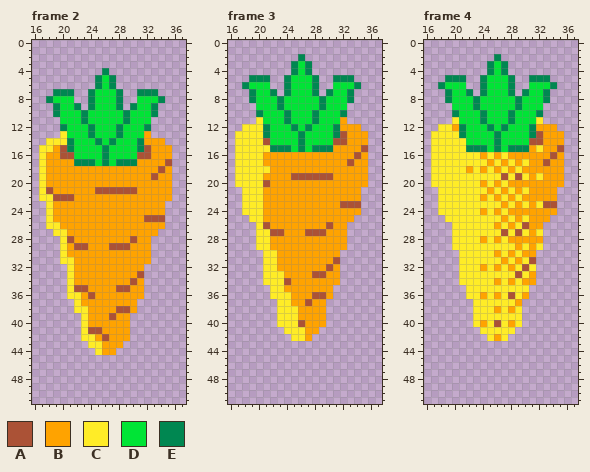
Pixel-art file, stored at HareGarden/assets/Carrot.aseprite. That is the earlier state.
54x54 pixels, 12 frames. Shown: frame 2: x 16..37, y 0..51; frame 3: x 16..37, y 0..51; frame 4: x 16..37, y 0..51. The commit also changed other frames, which this record leaves out.
Visible layers, top first: "Layer 2", "Layer 1".
Palette (. is transparent): A #ab5236  B #ffa300  C #ffec27  D #00e436  E #008751
Pixels before, frame 2, first column x 17:
 4 .........E.........
 5 ........EDE........
 6 ........EDE........
 7 ..EEE..EDDDE..EEE..
 8 .EDDD..EDDDE..DDDE.
 9 ..EDDE.EDDDE.EDDE..
10 ..EDDDEDDDDDEDDDE..
11 ...DDDEDDDDDEDDD...
12 ...EDDDEDDDEDDDE...
13 ...CDDDEDDDEDDDB...
14 .CCCEDDDEDEDDDEBBB.
15 CCBAEDDDDEDDDDEABBB
16 CBBAADDDDEDDDDAABBB
17 CBBBBEEEDEDEEEBBBBA
18 CBBBBBBBBBBBBBBBBAB
19 CBBBBBBBBBBBBBBBABB
20 CBBBBBBBBBBBBBBBBBB
21 CABBBBBBAAAAAABBBBB
22 CCAAABBBBBBBBBBBBBB
23 .CBBBBBBBBBBBBBBBB.
24 .CBBBBBBBBBBBBBBBB.
25 .CBBBBBBBBBBBBBAAA.
26 .CCBBBBBBBBBBBBBBB.
27 ..CCBBBBBBBBBBBBB..
28 ...CABBBBBBBBABB...
29 ...CBAABBBAAABBB...
30 ...CBBBBBBBBBBBB...
31 ...CCBBBBBBBBBBB...
32 ....CBBBBBBBBBB....
33 ....CBBBBBBBBBA....
34 ....CBBBBBBBBAB....
35 ....CAABBBBAABB....
36 ....CCBABBBBBBB....
37 .....CBBBBBBBB.....
38 .....CCBBBBAAB.....
39 ......CBBBABB......
40 ......CBBBBBB......
41 ......CAABBBB......
42 ......CCBABBB......
43 .......CCBBB.......
44 ........CBB........
Pixels before, frame 3, first column x 17:
 2 .........E.........
 3 ........EDE........
 4 ........EDE........
 5 ..EEE..EDDDE..EEE..
 6 .EDDD..EDDDE..DDDE.
 7 ..EDDE.EDDDE.EDDE..
 8 ..EDDDEDDDDDEDDDE..
 9 ...DDDEDDDDDEDDD...
10 ...EDDDEDDDEDDDE...
11 ...CDDDEDDDEDDDB...
12 .CCCEDDDEDEDDDEBBB.
13 CCCCEDDDDEDDDDEABBB
14 CCCCADDDDEDDDDAABBB
15 CCCCCEEEDEDEEEBBBBA
16 CCCCBBBBBBBBBBBBBAB
17 CCCCBBBBBBBBBBBBABB
18 CCCCCBBBBBBBBBBBBBB
19 CCCCBBBBAAAAAABBBBB
20 CCCCABBBBBBBBBBBBBB
21 .CCCBBBBBBBBBBBBBB.
22 .CCCBBBBBBBBBBBBBB.
23 .CCCBBBBBBBBBBBAAA.
24 .CCCBBBBBBBBBBBBBB.
25 ..CCBBBBBBBBBBBBB..
26 ...CABBBBBBBBABB...
27 ...CCAABBBAAABBB...
28 ...CCBBBBBBBBBBB...
29 ...CCBBBBBBBBBBB...
30 ....CCBBBBBBBBB....
31 ....CCBBBBBBBBA....
32 ....CCBBBBBBBAB....
33 ....CCCBBBBAABB....
34 ....CCCABBBBBBB....
35 .....CCBBBBBBB.....
36 .....CCCBBBAAB.....
37 ......CCBBABB......
38 ......CCCBBBB......
39 ......CCCBBBB......
40 ......CCCABBB......
41 .......CCCBB.......
42 ........CCB........
Pixels before, frame 4, first column x 17:
 2 .........E.........
 3 ........EDE........
 4 ........EDE........
 5 ..EEE..EDDDE..EEE..
 6 .EDDD..EDDDE..DDDE.
 7 ..EDDE.EDDDE.EDDE..
 8 ..EDDDEDDDDDEDDDE..
 9 ...DDDEDDDDDEDDD...
10 ...EDDDEDDDEDDDE...
11 ...CDDDEDDDEDDDC...
12 .CCBEDDDEDEDDDEBBB.
13 CCCCEDDDDEDDDDEABBB
14 CCCCCDDDDEDDDDAABBB
15 CCCCCEEEDEDEEEBCBBA
16 CCCCCCCBCBCBBBBBBAB
17 CCCCCCCCBCBCBCBBABB
18 CCCCCBCBCBCBCBBBBBB
19 CCCCCCCCCCACACBCBBB
20 CCCCCCCBCBCBBBBBBBB
21 .CCCCCCCBCBCBCBBBB.
22 .CCCCCCBCBCBCBBBBB.
23 .CCCCCCCCCBCBCBCAA.
24 .CCCCCCBCBCBBBBBBB.
25 ..CCCCCCCCBCBCBBB..
26 ...CCCCCCBCBCABB...
27 ...CCCCCCCACACBC...
28 ...CCCCBCBCBBBBB...
29 ...CCCCCCCCCBCBC...
30 ....CCCCCBCBCBB....
31 ....CCCCCCBCBCA....
32 ....CCCBCBCBCAC....
33 ....CCCCCCCCACB....
34 ....CCCCCBCBCBB....
35 .....CCCCCCCCC.....
36 .....CCBCBCACB.....
37 ......CCCCCCB......
38 ......CCCBCBC......
39 ......CCCCCCC......
40 ......CBCACBC......
41 .......CCCCC.......
42 ........CBC........
And afterwards:
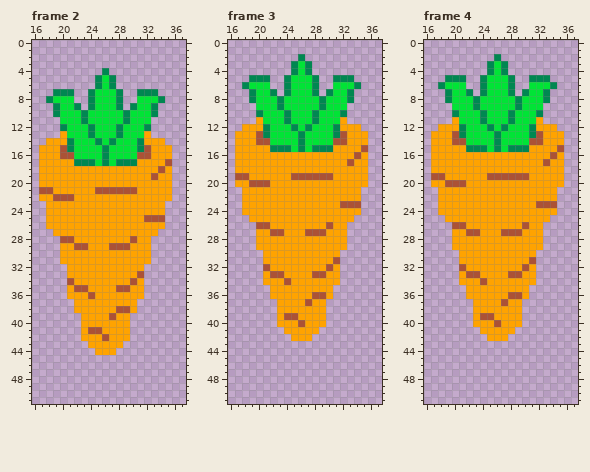
From old to new:
layer "Layer 2" now hidden
Frame 2:
y 13: x 20 C -> B
y 14: x 18..20 CCC -> BBB
y 15: x 17..18 CC -> BB
y 16..20: x 17 C -> B
y 21: x 17 C -> A
y 22: x 17..18 CC -> BB
y 23..25: x 18 C -> B
y 26: x 18..19 CC -> BB
y 27: x 19..20 CC -> BB
y 28: x 20 C -> A
y 29..30: x 20 C -> B
y 31: x 20..21 CC -> BB
y 32..33: x 21 C -> B
y 34: x 21 C -> A
y 35: x 21 C -> B
y 36: x 21..22 CC -> BB
y 37: x 22 C -> B
y 38: x 22..23 CC -> BB
y 39..41: x 23 C -> B
y 42: x 23..24 CC -> BB
y 43: x 24..25 CC -> BB
y 44: x 25 C -> B
Frame 3:
y 11: x 20 C -> B
y 12: x 18..20 CCC -> BBB
y 13..14: x 17..20 CCCC -> BBBA
y 15: x 17..21 CCCCC -> BBBBB
y 16..17: x 17..20 CCCC -> BBBB
y 18: x 17..21 CCCCC -> BBBBB
y 19: x 17..20 CCCC -> AABB
y 20: x 17..20 CCCC -> BBAA
y 21..24: x 18..20 CCC -> BBB
y 25: x 19..20 CC -> BB
y 26: x 20 C -> A
y 27..29: x 20..21 CC -> BB
y 30..31: x 21..22 CC -> BB
y 32: x 21..22 CC -> AB
y 33: x 21..23 CCC -> BAA
y 34: x 21..23 CCC -> BBB
y 35: x 22..23 CC -> BB
y 36: x 22..24 CCC -> BBB
y 37: x 23..24 CC -> BB
y 38: x 23..25 CCC -> BBB
y 39: x 23..25 CCC -> BAA
y 40: x 23..25 CCC -> BBB
y 41: x 24..26 CCC -> BBB
y 42: x 25..26 CC -> BB
Frame 4:
y 11: x 20 C -> B; x 32 C -> B
y 12: x 18..19 CC -> BB
y 13: x 17..20 CCCC -> BBBA
y 14: x 17..21 CCCCC -> BBBAA
y 15: x 17..21 CCCCC -> BBBBB; x 32 C -> B
y 16: x 17..23 CCCCCCC -> BBBBBBB; x 25 C -> B; x 27 C -> B
y 17: x 17..24 CCCCCCCC -> BBBBBBBB; x 26 C -> B; x 28 C -> B; x 30 C -> B
y 18: x 17..21 CCCCC -> BBBBB; x 23 C -> B; x 25 C -> B; x 27 C -> B; x 29 C -> B
y 19: x 17..26 CCCCCCCCCC -> AABBBBBBAA; x 28 C -> A; x 30 C -> A; x 32 C -> B
y 20: x 17..23 CCCCCCC -> BBAAABB; x 25 C -> B; x 27 C -> B
y 21: x 18..24 CCCCCCC -> BBBBBBB; x 26 C -> B; x 28 C -> B; x 30 C -> B
y 22: x 18..23 CCCCCC -> BBBBBB; x 25 C -> B; x 27 C -> B; x 29 C -> B
y 23: x 18..26 CCCCCCCCC -> BBBBBBBBB; x 28 C -> B; x 30 C -> B; x 32 C -> A
y 24: x 18..23 CCCCCC -> BBBBBB; x 25 C -> B; x 27 C -> B
y 25: x 19..26 CCCCCCCC -> BBBBBBBB; x 28 C -> B; x 30 C -> B
y 26: x 20..25 CCCCCC -> AABBBB; x 27 C -> B; x 29 C -> B
y 27: x 20..26 CCCCCCC -> BBAABBB; x 28 C -> A; x 30 C -> B; x 32 C -> B
y 28: x 20..23 CCCC -> BBBB; x 25 C -> B; x 27 C -> B
y 29: x 20..28 CCCCCCCCC -> BBBBBBBBB; x 30 C -> B; x 32 C -> B
y 30: x 21..25 CCCCC -> BBBBB; x 27 C -> B; x 29 C -> B
y 31: x 21..26 CCCCCC -> BBBBBB; x 28 C -> B; x 30 C -> B
y 32: x 21..23 CCC -> ABB; x 25 C -> B; x 27 C -> B; x 29 C -> B; x 31 C -> B
y 33: x 21..28 CCCCCCCC -> BAABBBBA; x 30 C -> B
y 34: x 21..25 CCCCC -> BBBAB; x 27 C -> B; x 29 C -> B
y 35: x 22..30 CCCCCCCCC -> BBBBBBBBB
y 36: x 22..23 CC -> BB; x 25 C -> B; x 27 C -> B; x 29 C -> A
y 37: x 23..28 CCCCCC -> BBBBAB
y 38: x 23..25 CCC -> BBB; x 27 C -> B; x 29 C -> B
y 39: x 23..29 CCCCCCC -> BAABBBB
y 40: x 23 C -> B; x 25 C -> B; x 27 C -> B; x 29 C -> B
y 41: x 24..28 CCCCC -> BBBBB
y 42: x 25 C -> B; x 27 C -> B
Changed places in both pictures, as pixel boxes (x1, y1, x2, y2):
changed: (39, 131, 102, 355)
changed: (235, 117, 305, 341)
changed: (431, 117, 543, 341)
